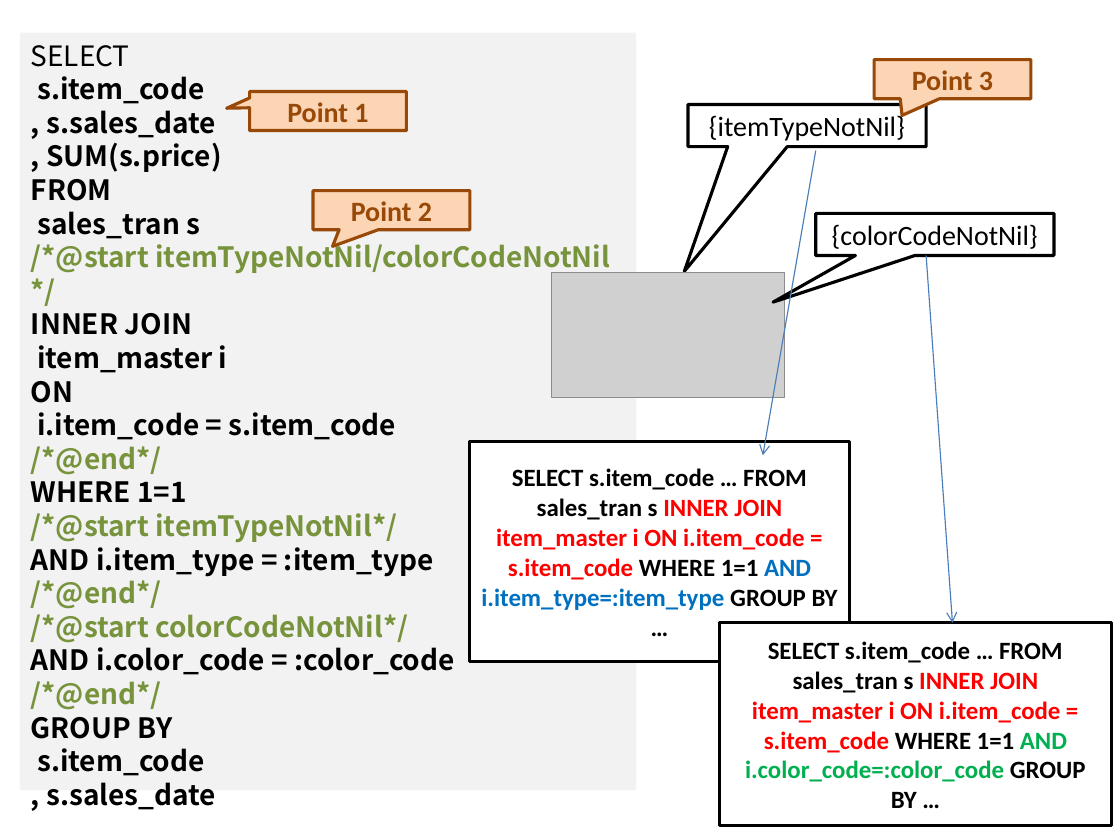
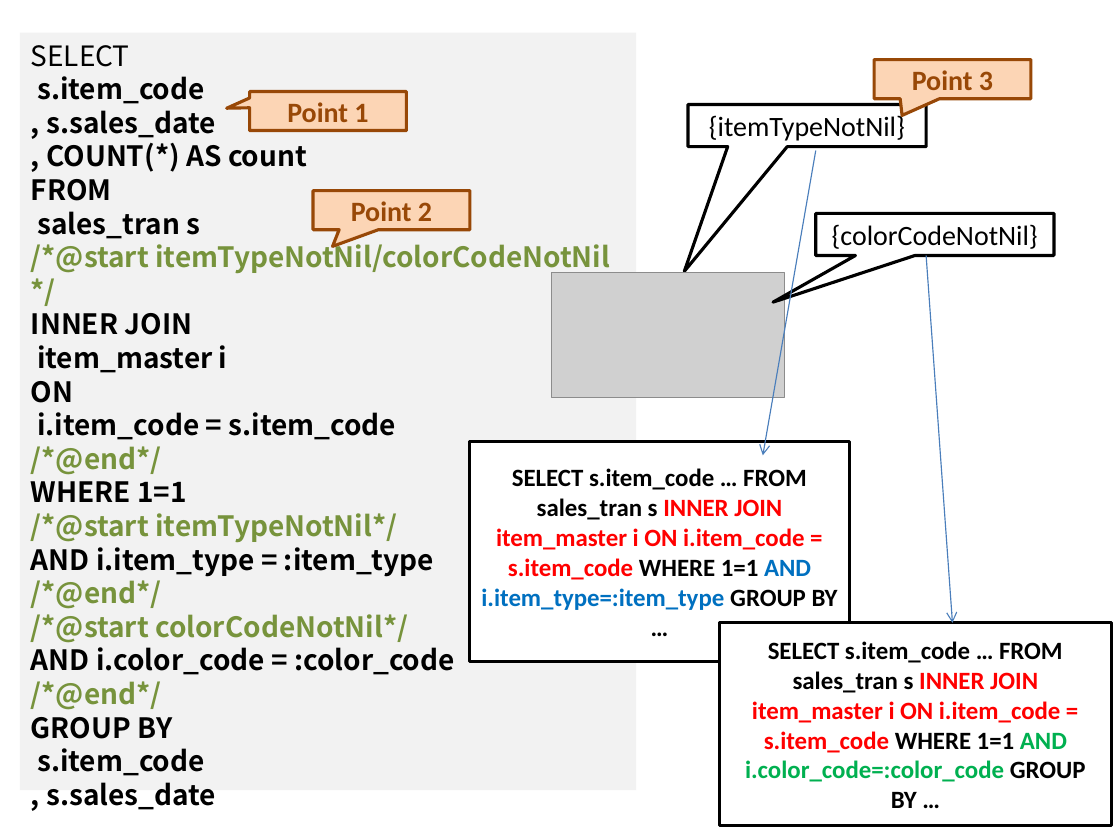
Before and after one commit to bubusuke/sqlpatchwork, a slide deck: slide 3 of doc_materials/materials.pptx. Drawn at 1120x840 pixels with LibreOffice and Linux fonts; fonts in the diff are those of the drawing; grey boxes stand for pictures. Boxes give left, top, right and bottom in pixels: in the first picture for what was removed or moved away, otherwise in the second. Text is boxed around its words. In the diff, an @@ line names an element or a change of style, - is before the commit and + after.

```diff
--- a/doc_materials/materials.pptx
+++ b/doc_materials/materials.pptx
@@ text in rectangle at <box>46,143,307,172</box>: text changed @@
-, SUM(s.price)
+, COUNT(*) AS count
```
Also in this commit, not shown: 1 other slide changed, 2 other files.
